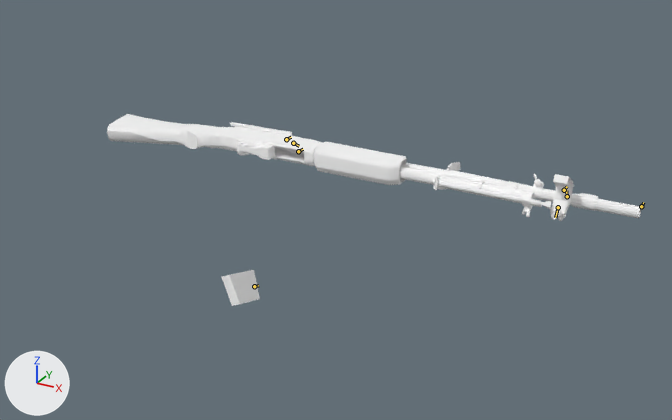
Two versions of the glTF model xogot/assets/weapons/aether_waw_real/bar/viewmodel.glb, one commit apart.
The view is the same before and after, from a 50 mm lens placed at (1.021, -1.682, 0.719), pointed at (0.153, -0.104, -0.07). Every picture has the same lights, and +X, +Y and +Z are marked at lower left. The first picture is the older version. Both versions are drawn at frame 43 of the action 'PSA_viewmodel_bar_reload_empty'; the numbers are the values there. The bones that change, and the others that lie on the model, are drawn over the model as lines.

Objects in the first picture: 'BARGunModel'.
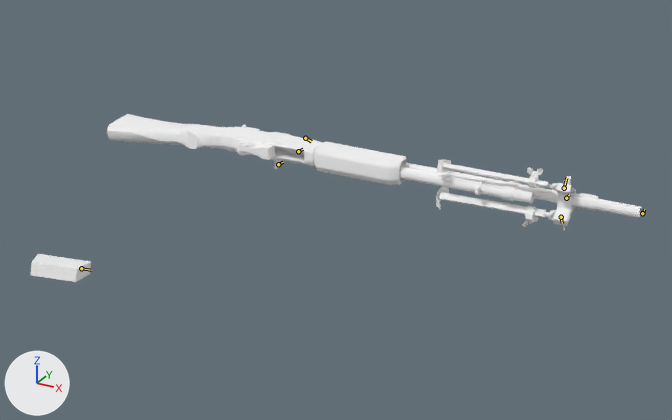
Location of each change, [x1, y1, x2, y2] in pixels of the pictures (672 x 420 px):
'BARGunModel', posed (14% wider, 12% shorter)
    before: [107, 114, 642, 306]
    after: [31, 114, 642, 282]
bone 'tag_bipod_right', root to tip
    before: (558, 207) to (555, 217)
    after: (564, 188) to (566, 178)
bone 'tag_bipod_left', root to tip
    before: (567, 196) to (566, 190)
    after: (561, 217) to (562, 223)
bone 'tag_bipod', root to tip
    before: (564, 190) to (567, 186)
    after: (566, 198) to (569, 194)
bone 'j_clip', root to tip
    before: (254, 286) to (258, 285)
    after: (81, 268) to (91, 270)
bone 'j_bolt', root to tip
    before: (286, 139) to (291, 137)
    after: (278, 164) to (283, 162)

What changed in the scene script:
```text
Change bone_tag_bipod_right:
    where bone_tag_bipod_right = bpy.data.objects['BARGunModel.ao'].pose.bones['tag_bipod_right']  # child of 'j_gun'
    bone_tag_bipod_right.location: (0.0, -0.042, -0.013) -> (0.0, 0.0, 0.0)
    bone_tag_bipod_right.rotation_quaternion: (0.0, -1.0, -0.005, 0.001) -> (1.0, 0.0, 0.0, 0.0)  # degrees (-180, 0, 1) -> degrees (0, 0, 0)
Change bone_tag_bipod_left:
    where bone_tag_bipod_left = bpy.data.objects['BARGunModel.ao'].pose.bones['tag_bipod_left']  # child of 'j_gun'
    bone_tag_bipod_left.location: (-0.001, -0.013, -0.042) -> (0.0, 0.0, 0.0)
    bone_tag_bipod_left.rotation_quaternion: (0.0, -1.0, -0.004, 0.007) -> (1.0, 0.0, 0.002, -0.001)  # degrees (-180, 1, 0) -> degrees (0, 0, 0)
Change bone_tag_bipod:
    where bone_tag_bipod = bpy.data.objects['BARGunModel.ao'].pose.bones['tag_bipod']  # child of 'j_gun'
    bone_tag_bipod.location: (0.0, -0.027, 0.027) -> (0.0, 0.0, 0.0)
Change bone_j_clip:
    where bone_j_clip = bpy.data.objects['BARGunModel.ao'].pose.bones['j_clip']  # child of 'j_gun'
    bone_j_clip.location: (-0.223, 0.158, -0.474) -> (-0.223, -0.45, -0.146)
    bone_j_clip.rotation_quaternion: (0.822, -0.119, 0.549, -0.088) -> (0.822, -0.119, -0.088, -0.549)  # degrees (-38, 62, -36) -> degrees (-6, -16, -67)
Change bone_j_bolt:
    where bone_j_bolt = bpy.data.objects['BARGunModel.ao'].pose.bones['j_bolt']  # child of 'j_gun'
    bone_j_bolt.location: (0.001, 0.037, 0.049) -> (0.0, 0.0, 0.0)
    bone_j_bolt.rotation_quaternion: (1.0, 0.0, -0.01, -0.01) -> (1.0, 0.0, 0.0, 0.0)  # degrees (0, -1, -1) -> degrees (0, 0, 0)
```
